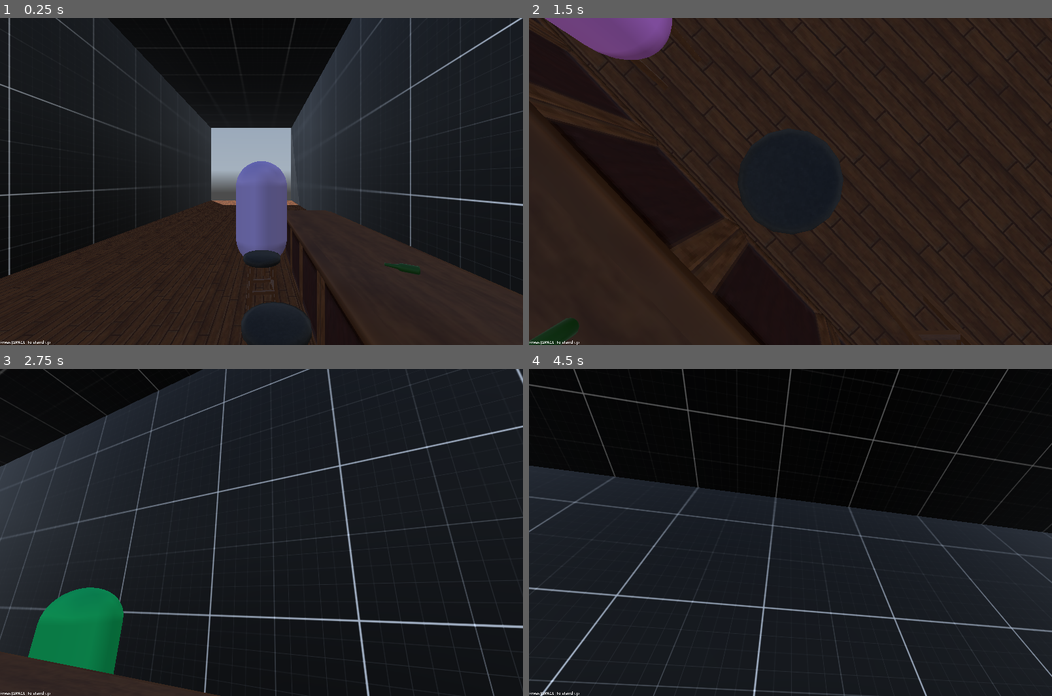
Above: before the commit, frames 1-4 (two rows, left to right).
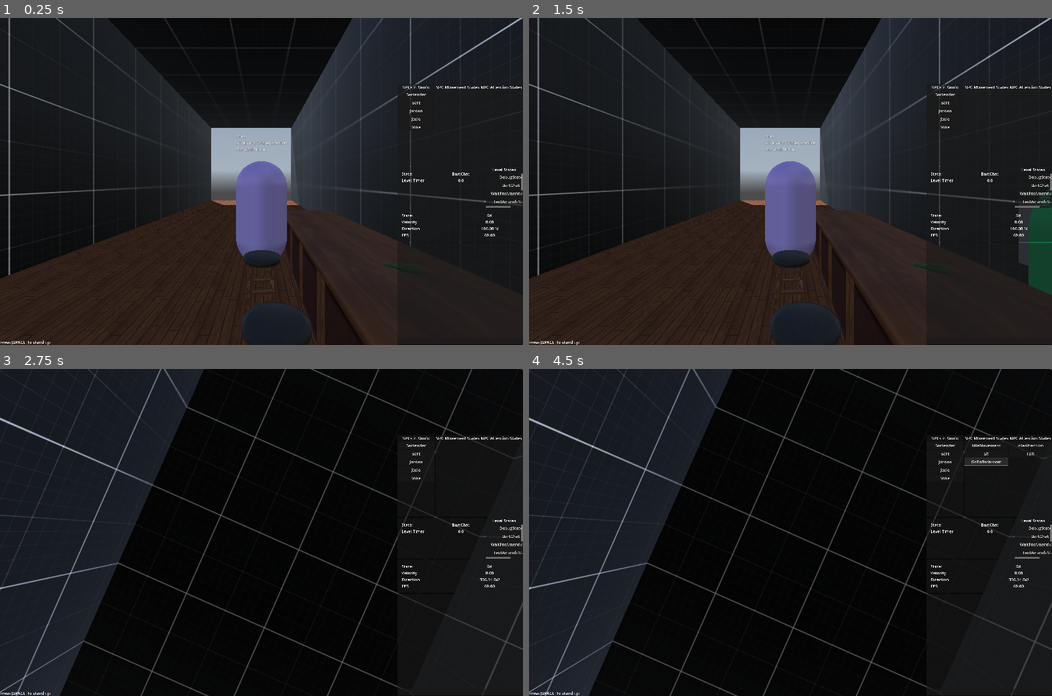
Above: after the commit, the same moments.

Repository: LucasMc17/One-Man-s-Trash
Game: Godot game, scene res://levels/level_01/root.tscn
Two runs of this game, one before a commit and one after it. Both use one fixed random seed, a clock stepped at 60 frames per second and the inputs below. A sky picture missing from this copy of the repository is replaced by a grey-blue gradient.
Inputs (mouse positions are in pixels of both pictures, inside the frame that each line leads up to):
- Up to frame 1 (0.25 s): no input
- Up to frame 2 (1.5 s): click (1041, 227) at 0.5 s, where only the run after the commit has a clickable "GoToBartState"; click (1041, 227) at 1.25 s, where only the run after the commit has a clickable "GoToBartState"
- Up to frame 3 (2.75 s): tap Space (space) at 2 s; move the mouse to (287, 532) at 2.02 s; hold W (move_forward) from 2.03 s (still down); tap Enter (enter) at 2.1 s; click (287, 532) at 2.17 s
- Up to frame 4 (4.5 s): release W (move_forward) at 2.75 s; click (947, 444) at 2.75 s, where only the run after the commit has a clickable "Bartender"; click (947, 454) at 3.5 s, where only the run after the commit has a clickable "Bart"; click (984, 460) at 4.25 s, where only the run after the commit has a clickable "GoToBathroom"

The runs differ from the first frame. In frame 1, 0.8% of the frame differs, in the area x 45-100%, y 20-100%; in frame 2, 41%; in frame 3, 41%; in frame 4, 42%, in the area x 0-100%, y 0-100%.

Commit message:
some progress made with scroll issue in text chat

Diff:
--- a/globals/global_node.tscn
+++ b/globals/global_node.tscn
@@ -12,6 +12,4 @@
 
 [node name="Debug" type="Node" parent="."]
 script = ExtResource("2_u1vfw")
-debug_override = "OFF"
-skip_wait_times = true
-skip_typing = true
+debug_override = "ON"
--- a/scenes/characters/player/phone/phone_states/phone_chat_state.gd
+++ b/scenes/characters/player/phone/phone_states/phone_chat_state.gd
@@ -73,7 +73,6 @@
 		SCREEN.receive_text(text)
 		CONTACT.TEXT_EXCHANGES[-1].MESSAGES.append(text)
 		check_next_message()
-	SCREEN.keep_scroll_at_bottom()
 
 func start_typing(message: ContactMessage):
 	if Global.Debug.skip_wait_times:
--- a/scenes/characters/player/phone/phone_ui/screens/chat_screen/chat_screen.gd
+++ b/scenes/characters/player/phone/phone_ui/screens/chat_screen/chat_screen.gd
@@ -19,14 +19,8 @@
 		DRAFT_TEXT.text = val
 		DRAFT = val
 
-func _ready():
-	MESSAGE_HOLDER.child_entered_tree.connect(scroll_to_bottom)
-
-func scroll_to_bottom(node):
-	await node.ready
-	if !node.is_node_ready():
-		await get_tree().process_frame
-	SCROLL_CONTAINER.scroll_vertical = SCROLL_CONTAINER.get_v_scroll_bar().max_value
+func scroll_to_bottom():
+	SCROLL_CONTAINER.set_deferred("scroll_vertical", SCROLL_CONTAINER.get_v_scroll_bar().max_value)
 
 func activate(contact : TextContact):
 	TYPING_LABEL.text = contact.CONTACT_NAME + ' is typing...'
@@ -45,6 +39,7 @@
 				var text_scene = USER_MESSAGE.instantiate()
 				text_scene.MESSAGE = message.MESSAGE
 				MESSAGE_HOLDER.add_child(text_scene)
+	scroll_to_bottom.call_deferred()
 
 func send_text(text : UserMessage):
 	var text_scene = USER_MESSAGE.instantiate()
@@ -52,6 +47,7 @@
 	DRAFT = ""
 	MESSAGE_HOLDER.add_child(text_scene)
 	DRAFT_HOLDER.modulate = Color(1, 1, 1, 0.5)
+	scroll_to_bottom.call_deferred()
 
 func activate_draft():
 	DRAFT_HOLDER.modulate = Color(1, 1, 1, 1)
@@ -61,18 +57,12 @@
 	text_scene.MESSAGE = text.MESSAGE
 	MESSAGE_HOLDER.add_child(text_scene)
 	TYPING_HOLDER.visible = false
-
-func keep_scroll_at_bottom():
-	# TODO: I don't like this but it's needed until I can get the scroll to work consistently
-	if ACTIVE:
-		SCROLL_CONTAINER.scroll_vertical = SCROLL_CONTAINER.get_v_scroll_bar().max_value
+	scroll_to_bottom.call_deferred()
 
 func set_typing():
 	TYPING_HOLDER.visible = true
-	# SCROLL_CONTAINER.scroll_vertical = SCROLL_CONTAINER.get_v_scroll_bar().max_value
-
-	# await TYPING_HOLDER.visibility_changed
-	# SCROLL_CONTAINER.scroll_vertical = SCROLL_CONTAINER.get_v_scroll_bar().max_value
+	# TODO: This one's not quite working yet
+	scroll_to_bottom.call_deferred()
 
 
 func _on_send_button_pressed():
